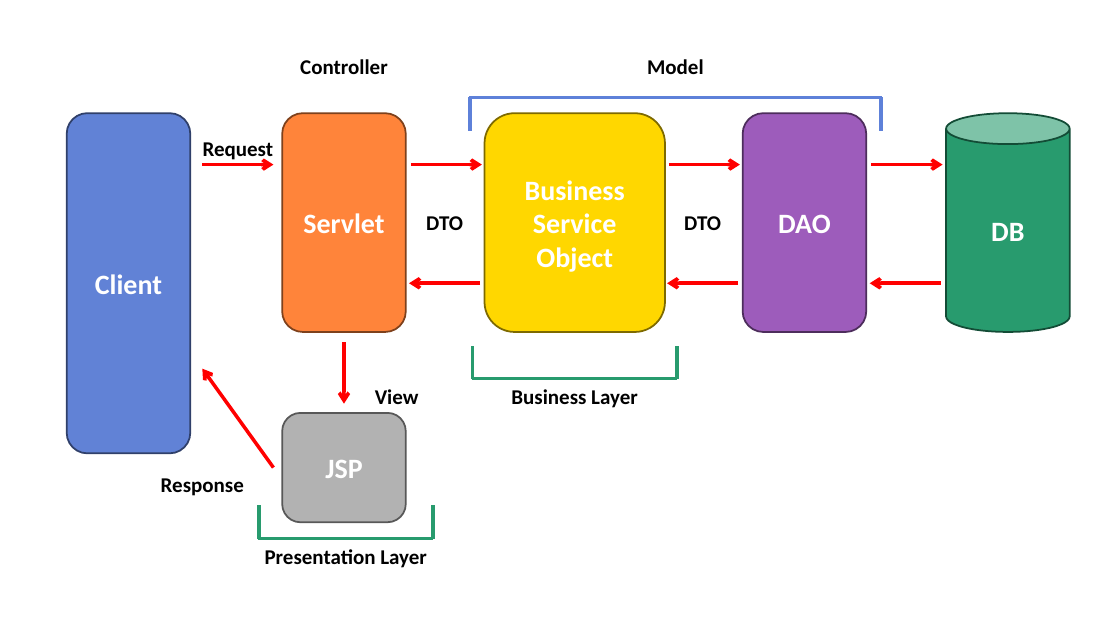
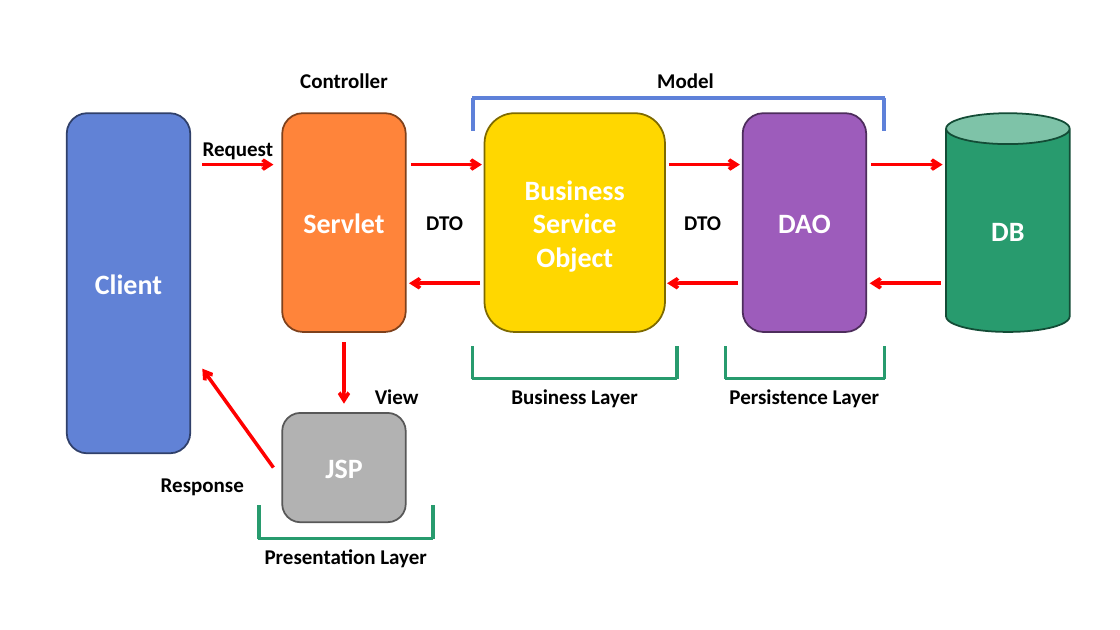
Before and after one commit to Nephelai/nephelai.github.io, a slide deck: slide 8 of etc/images.pptx. Drawn at 1120x630 pixels with LibreOffice and Linux fonts; fonts in the diff are those of the drawing. Boxes give left, top, right and bottom in pixels: in the first picture for what was removed or moved away, otherwise in the second. Text is boxed around its words. In the diff, an @@ line names an element or a change of style, - is before the commit and + after.

Commit message:
add image "data access layer"

```diff
--- a/etc/images.pptx
+++ b/etc/images.pptx
@@ text "Controller": place and size @@
-text "Controller" at box(300, 59, 388, 74)
+text "Controller" at box(300, 73, 388, 88)
@@ text "Model": place and size @@
-text "Model" at box(647, 59, 704, 74)
+text "Model" at box(657, 73, 714, 88)
@@ line moved from (469, 97) - (882, 97) to (472, 98) - (885, 98) @@
@@ line added from (726, 379) to (726, 346), #289B6E 3 pt @@
@@ line added from (885, 379) to (885, 346), #289B6E 3 pt @@
@@ line added from (725, 379) to (885, 379), #289B6E 3 pt @@
@@ text added at box(729, 389, 880, 408), 18 pt, text #000000, bold @@
+Persistence Layer
```
Also in this commit, not shown: 1 slide added, 1 other file.
